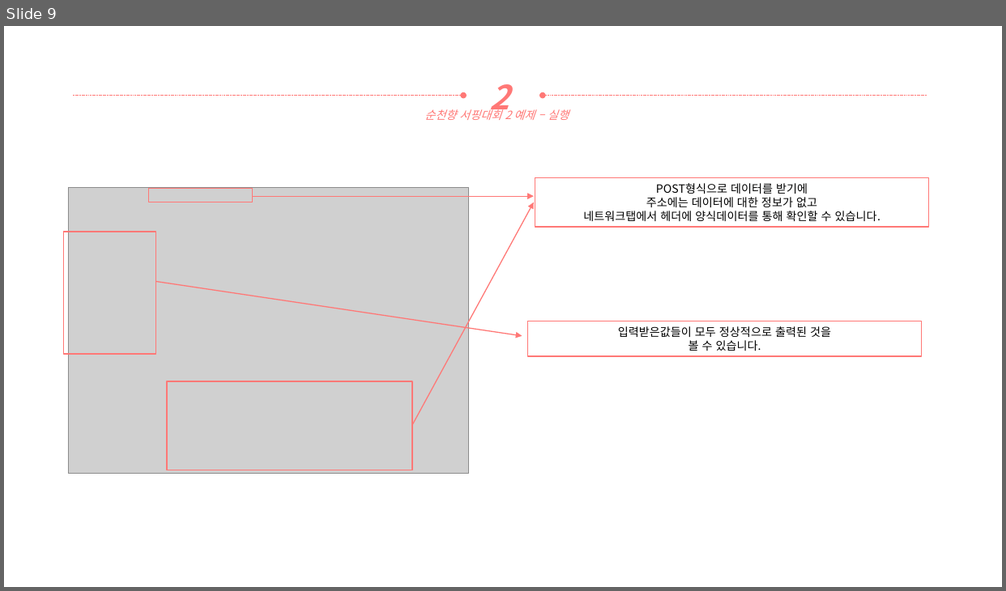
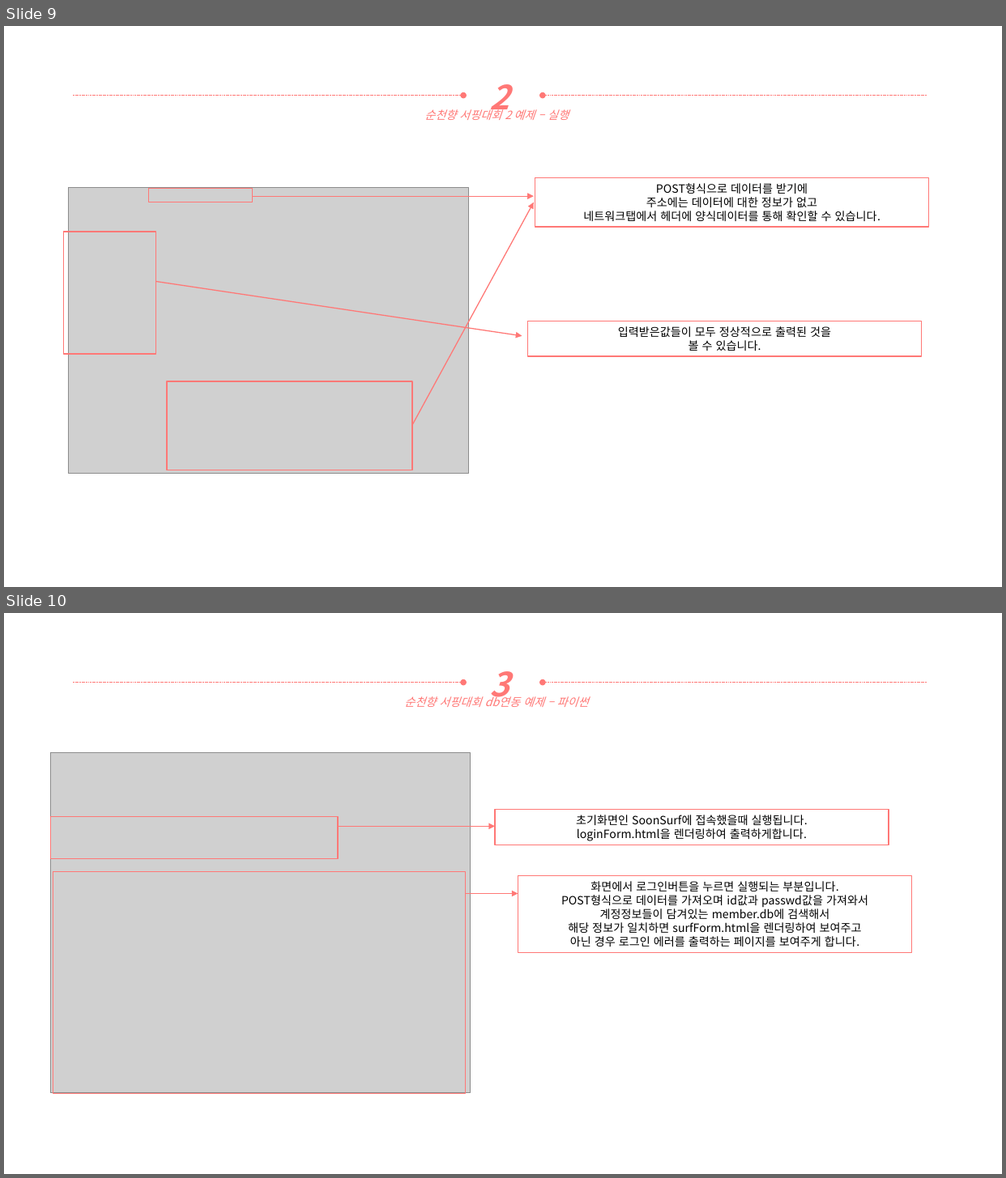
Before and after one commit to yooatom2200/Programing_Base_2, a slide deck: 6장/20164091-송희령-6주차 과제.pptx. Shown one above the other, each under a label of ours: slide 9 before the commit, slides 9 and 10 after it. The pictures are 1006x591 and 1006x1178 pixels, drawn with LibreOffice and Linux fonts; fonts in the diff are those of the drawing; grey boxes stand for pictures. Boxes give left, top, right and bottom in pixels: in the first picture for what was removed or moved away, otherwise in the second. Text is boxed around its words. In the diff, an @@ line names an element or a change of style, - is before the commit and + after.

```diff
--- a/6장/20164091-송희령-6주차 과제.pptx
+++ b/6장/20164091-송희령-6주차 과제.pptx
@@ slide 10 added at bbox=[4, 613, 1002, 1174], background #FFFFFF @@
@@ arrow added from (73, 683) to (463, 683), #FF7876 0.5 pt dashed @@
@@ text added at bbox=[490, 671, 509, 705], 32 pt, text #FF7876, bold, italic @@
+3
@@ arrow added from (927, 683) to (543, 683), #FF7876 0.5 pt dashed @@
@@ text added at bbox=[404, 695, 589, 707], 11 pt, text #FF7876, italic @@
+순천향 서핑대회 db연동 예제 – 파이썬
@@ picture added at bbox=[50, 753, 471, 1093] @@
@@ rectangle added at bbox=[50, 816, 338, 858], outline #FF7876 1 pt @@
@@ arrow added from (338, 826) to (495, 826), #FF7876 1 pt @@
@@ rectangle added at bbox=[495, 810, 889, 845], outline #FF7876 1 pt, 11 pt, text #000000 @@
+초기화면인 SoonSurf에 접속했을때 실행됩니다.
+loginForm.html을 렌더링하여 출력하게합니다.
@@ rectangle added at bbox=[53, 871, 466, 1093], outline #FF7876 1 pt @@
@@ rectangle added at bbox=[518, 875, 912, 953], outline #FF7876 1 pt, 11 pt, text #000000 @@
+화면에서 로그인버튼을 누르면 실행되는 부분입니다.
+POST형식으로 데이터를 가져오며 id값과 passwd값을 가져와서
+계정정보들이 담겨있는 member.db에 검색해서
+해당 정보가 일치하면 surfForm.html을 렌더링하여 보여주고
+아닌 경우 로그인 에러를 출력하는 페이지를 보여주게 합니다.
@@ arrow added from (465, 894) to (518, 894), #FF7876 1 pt @@
```
Also in this commit, not shown: 10 other slides added, 7 other files.
